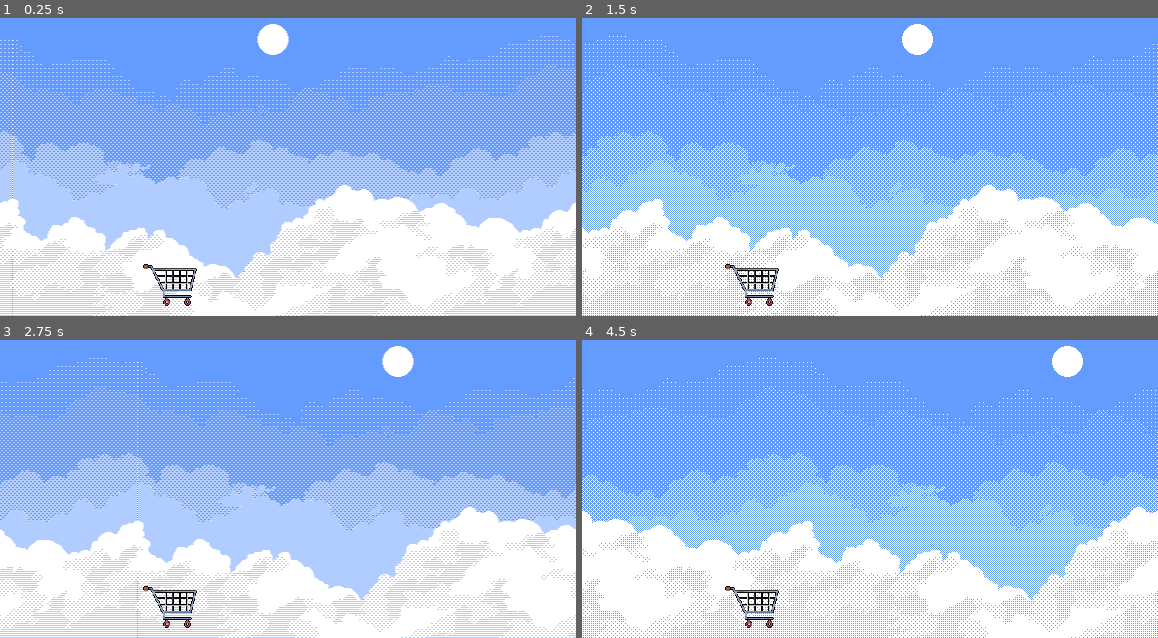
Above: before the commit, frames 1-4 (two rows, left to right).
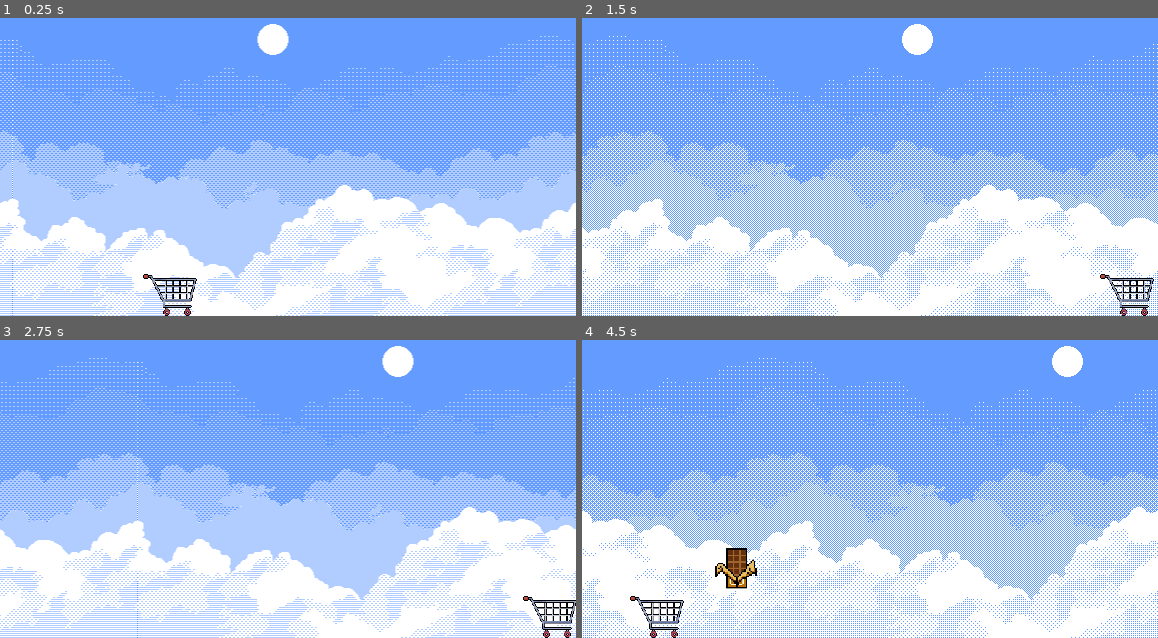
Above: after the commit, the same moments.

Repository: MustafaBioS/Fudge-It
Game: Godot game, scene res://Scenes/world.tscn
Same seed, same stepped clock (60 frames per second), same inputs: the game is played once before the commit and once after it.
Inputs:
- Up to frame 1 (0.25 s): no input
- Up to frame 2 (1.5 s): tap Enter at 0.5 s; hold Right 0.53-1.28 s; tap A (a) at 0.6 s; tap D (d) at 0.8, 1.35 s; hold Down from 1.28 s (still down)
- Up to frame 3 (2.75 s): tap A (a) at 1.55, 2.1 s; release Down at 2.03 s; hold Right from 2.03 s (still down); tap D (d) at 2.3 s
- Up to frame 4 (4.5 s): release Right at 2.78 s; hold Up 2.78-3.53 s; tap D (d) at 2.85, 3.8 s; tap A (a) at 3.05 s; hold Left from 3.53 s (still down); tap Alt at 3.6 s; tap Shift at 4.35 s

The runs differ from the first frame. In frame 1, 0.7% of the frame differs, in the area x 24-35%, y 82-100%; in frame 2, 0.9%; in frame 3, 0.9%; in frame 4, 1.6%, in the area x 8-35%, y 69-100%.

Commit message:
ADD - Chocolate Spawning Functionality

Diff:
--- /dev/null
+++ b/Scenes/chocolate.tscn
@@ -0,0 +1,23 @@
+[gd_scene load_steps=4 format=3 uid="uid://dr065flhafty0"]
+
+[ext_resource type="Texture2D" uid="uid://crc0p6drl7gj0" path="res://Assets/chocolate.png" id="1_fbtbg"]
+[ext_resource type="Script" uid="uid://qhka2xc4ee82" path="res://Scripts/chocolate.gd" id="1_kvlap"]
+
+[sub_resource type="RectangleShape2D" id="RectangleShape2D_kvlap"]
+size = Vector2(203.99998, 402)
+
+[node name="Chocolate" type="RigidBody2D"]
+script = ExtResource("1_kvlap")
+
+[node name="Sprite2D" type="Sprite2D" parent="."]
+scale = Vector2(0.1, 0.1)
+texture = ExtResource("1_fbtbg")
+
+[node name="Catch" type="Area2D" parent="."]
+
+[node name="CollisionShape2D" type="CollisionShape2D" parent="Catch"]
+position = Vector2(0.7999997, -5.9604645e-08)
+scale = Vector2(0.1, 0.1)
+shape = SubResource("RectangleShape2D_kvlap")
+
+[connection signal="body_entered" from="Catch" to="." method="_on_catch_body_entered"]
--- /dev/null
+++ b/Scenes/menu.tscn
@@ -0,0 +1,29 @@
+[gd_scene load_steps=2 format=3 uid="uid://5lb7gnfeios"]
+
+[ext_resource type="Texture2D" uid="uid://dwie2u0lcp7hd" path="res://Assets/New free backgrounds part5/background 1/orig.png" id="1_1rerr"]
+
+[node name="Menu" type="Control"]
+layout_mode = 3
+anchors_preset = 15
+anchor_right = 1.0
+anchor_bottom = 1.0
+grow_horizontal = 2
+grow_vertical = 2
+
+[node name="Background" type="TextureRect" parent="."]
+layout_mode = 1
+anchors_preset = 15
+anchor_right = 1.0
+anchor_bottom = 1.0
+grow_horizontal = 2
+grow_vertical = 2
+texture = ExtResource("1_1rerr")
+
+[node name="Overlay" type="ColorRect" parent="."]
+layout_mode = 1
+anchors_preset = 15
+anchor_right = 1.0
+anchor_bottom = 1.0
+grow_horizontal = 2
+grow_vertical = 2
+color = Color(0, 0, 0, 0.23529412)
--- a/Scenes/player.tscn
+++ b/Scenes/player.tscn
@@ -1,18 +1,18 @@
-[gd_scene load_steps=3 format=3 uid="uid://dwnglqbsb0ucu"]
+[gd_scene load_steps=4 format=3 uid="uid://dwnglqbsb0ucu"]
 
-[ext_resource type="Texture2D" uid="uid://c3cl3um21ogck" path="res://Assets/cart.png" id="1_v0iea"]
+[ext_resource type="Script" uid="uid://bnox8e6ndmv2t" path="res://Scripts/player.gd" id="1_v0iea"]
+[ext_resource type="Texture2D" uid="uid://c3cl3um21ogck" path="res://Assets/cart.png" id="2_cvnsp"]
 
 [sub_resource type="RectangleShape2D" id="RectangleShape2D_v0iea"]
 size = Vector2(527, 373)
 
 [node name="Player" type="CharacterBody2D"]
-scale = Vector2(0.1, 0.1)
+scale = Vector2(0.09, 0.09)
+script = ExtResource("1_v0iea")
 
 [node name="Sprite2D" type="Sprite2D" parent="."]
-texture = ExtResource("1_v0iea")
+texture = ExtResource("2_cvnsp")
 
 [node name="CollisionShape2D" type="CollisionShape2D" parent="."]
 position = Vector2(-1.5, 19.5)
 shape = SubResource("RectangleShape2D_v0iea")
-
-[node name="Camera2D" type="Camera2D" parent="."]
--- /dev/null
+++ b/Scenes/spawner.tscn
@@ -0,0 +1,92 @@
+[gd_scene load_steps=2 format=3 uid="uid://c4ce3lyjiayn4"]
+
+[ext_resource type="Script" uid="uid://crju1leybufye" path="res://Scripts/spawn.gd" id="1_2bop2"]
+
+[node name="Spawner" type="Node2D"]
+
+[node name="Spawn" type="Node2D" parent="."]
+script = ExtResource("1_2bop2")
+
+[node name="Marker2D" type="Marker2D" parent="Spawn"]
+position = Vector2(15, 0)
+
+[node name="Marker2D2" type="Marker2D" parent="Spawn"]
+position = Vector2(38, 0)
+
+[node name="Marker2D3" type="Marker2D" parent="Spawn"]
+position = Vector2(62, 0)
+
+[node name="Marker2D4" type="Marker2D" parent="Spawn"]
+position = Vector2(85, 0)
+
+[node name="Marker2D5" type="Marker2D" parent="Spawn"]
+position = Vector2(107, 0)
+
+[node name="Marker2D6" type="Marker2D" parent="Spawn"]
+position = Vector2(130, 0)
+
+[node name="Marker2D7" type="Marker2D" parent="Spawn"]
+position = Vector2(154, 0)
+
+[node name="Marker2D8" type="Marker2D" parent="Spawn"]
+position = Vector2(177, 0)
+
+[node name="Marker2D9" type="Marker2D" parent="Spawn"]
+position = Vector2(196, 0)
+
+[node name="Marker2D10" type="Marker2D" parent="Spawn"]
+position = Vector2(219, 0)
+
+[node name="Marker2D11" type="Marker2D" parent="Spawn"]
+position = Vector2(243, 0)
+
+[node name="Marker2D12" type="Marker2D" parent="Spawn"]
+position = Vector2(266, 0)
+
+[node name="Marker2D13" type="Marker2D" parent="Spawn"]
+position = Vector2(282, 0)
+
+[node name="Marker2D14" type="Marker2D" parent="Spawn"]
+position = Vector2(305, 0)
+
+[node name="Marker2D15" type="Marker2D" parent="Spawn"]
+position = Vector2(329, 0)
+
+[node name="Marker2D16" type="Marker2D" parent="Spawn"]
+position = Vector2(352, 0)
+
+[node name="Marker2D17" type="Marker2D" parent="Spawn"]
+position = Vector2(368, 0)
+
+[node name="Marker2D18" type="Marker2D" parent="Spawn"]
+position = Vector2(391, 0)
+
+[node name="Marker2D19" type="Marker2D" parent="Spawn"]
+position = Vector2(415, 0)
+
+[node name="Marker2D20" type="Marker2D" parent="Spawn"]
+position = Vector2(438, 0)
+
+[node name="Marker2D21" type="Marker2D" parent="Spawn"]
+position = Vector2(455, 0)
+
+[node name="Marker2D22" type="Marker2D" parent="Spawn"]
+position = Vector2(478, 0)
+
+[node name="Marker2D23" type="Marker2D" parent="Spawn"]
+position = Vector2(502, 0)
+
+[node name="Marker2D24" type="Marker2D" parent="Spawn"]
+position = Vector2(525, 0)
+
+[node name="Marker2D25" type="Marker2D" parent="Spawn"]
+position = Vector2(543, 0)
+
+[node name="Marker2D26" type="Marker2D" parent="Spawn"]
+position = Vector2(567, 0)
+
+[node name="Timer" type="Timer" parent="."]
+wait_time = 2.0
+autostart = true
+
+[connection signal="timeout" from="Timer" to="Spawn" method="_on_timer_timeout"]
--- a/Scenes/world.tscn
+++ b/Scenes/world.tscn
@@ -8,9 +8,14 @@
 [ext_resource type="Texture2D" uid="uid://bud6oqxqqmkfy" path="res://Assets/New free backgrounds part5/background 1/5.png" id="5_0fj1v"]
 [ext_resource type="Texture2D" uid="uid://bt8u13mqhyhsy" path="res://Assets/New free backgrounds part5/background 1/6.png" id="6_ikia7"]
 [ext_resource type="Texture2D" uid="uid://c3cl3um21ogck" path="res://Assets/cart.png" id="7_o06y3"]
+[ext_resource type="Script" uid="uid://bnox8e6ndmv2t" path="res://Scripts/player.gd" id="8_5v1tr"]
+[ext_resource type="PackedScene" uid="uid://c4ce3lyjiayn4" path="res://Scenes/spawner.tscn" id="11_ikia7"]
 
 [sub_resource type="RectangleShape2D" id="RectangleShape2D_v0iea"]
 size = Vector2(527, 373)
+
+[sub_resource type="RectangleShape2D" id="RectangleShape2D_5v1tr"]
+size = Vector2(20, 333)
 
 [node name="World" type="Node2D"]
 
@@ -70,8 +75,9 @@
 texture = ExtResource("6_ikia7")
 
 [node name="Player" type="CharacterBody2D" parent="."]
-position = Vector2(170, 293)
+position = Vector2(170, 303.1)
 scale = Vector2(0.1, 0.1)
+script = ExtResource("8_5v1tr")
 
 [node name="Sprite2D" type="Sprite2D" parent="Player"]
 texture = ExtResource("7_o06y3")
@@ -80,6 +86,17 @@
 position = Vector2(-1.5, 19.5)
 shape = SubResource("RectangleShape2D_v0iea")
 
-[node name="Camera2D" type="Camera2D" parent="Player"]
-limit_left = 0
-limit_bottom = 324
+[node name="Camera2D" type="Camera2D" parent="."]
+position = Vector2(288, 162)
+
+[node name="Barriers" type="StaticBody2D" parent="."]
+
+[node name="CollisionShape2D" type="CollisionShape2D" parent="Barriers"]
+position = Vector2(-10, 156.5)
+shape = SubResource("RectangleShape2D_5v1tr")
+
+[node name="CollisionShape2D2" type="CollisionShape2D" parent="Barriers"]
+position = Vector2(586, 157)
+shape = SubResource("RectangleShape2D_5v1tr")
+
+[node name="Spawner" parent="." instance=ExtResource("11_ikia7")]
--- /dev/null
+++ b/Scripts/chocolate.gd
@@ -0,0 +1,11 @@
+extends RigidBody2D
+
+var speed = 5
+
+func _physics_process(delta: float) -> void:
+	move_and_collide(Vector2(0, speed + delta))
+
+func _on_catch_body_entered(body: Node2D) -> void:
+	if body.has_method("player"):
+		State.score += 1
+		queue_free()
--- a/Scripts/player.gd
+++ b/Scripts/player.gd
@@ -1,8 +1,14 @@
 extends CharacterBody2D
 
 
-const SPEED = 300.0
+const SPEED = 500.0
 const JUMP_VELOCITY = -400.0
+
+func player():
+	pass
+
+func _process(delta: float) -> void:
+	print(State.score)
 
 func _physics_process(delta: float) -> void:
 	var direction := Input.get_axis("a", "d")
--- /dev/null
+++ b/Scripts/spawn.gd
@@ -0,0 +1,16 @@
+extends Node2D
+var spawn_pos = null
+var chocolate = preload("uid://dr065flhafty0")
+
+func _ready() -> void:
+		randomize()
+		spawn_pos = $".".get_children()
+
+func spawn():
+	var index = randi() % spawn_pos.size()
+	var Chocolate = chocolate.instantiate()
+	Chocolate.global_position = spawn_pos[index].global_position
+	add_child(Chocolate)
+
+func _on_timer_timeout() -> void:
+	spawn()
--- /dev/null
+++ b/Scripts/state.gd
@@ -0,0 +1,3 @@
+extends Node
+
+var score = 0
--- a/project.godot
+++ b/project.godot
@@ -14,6 +14,10 @@
 run/main_scene="uid://dighc43vxlawv"
 config/features=PackedStringArray("4.5", "Mobile")
 config/icon="res://icon.svg"
+
+[autoload]
+
+State="*res://Scripts/state.gd"
 
 [display]
 
Binary file added: Assets/chocolate.png
Not shown, added: Assets/chocolate.png.import
Not shown: 1 places in Scenes/world.tscn that only renumber resources
Not shown, added: Scripts/chocolate.gd.uid
Not shown, added: Scripts/spawn.gd.uid
Not shown, added: Scripts/state.gd.uid
